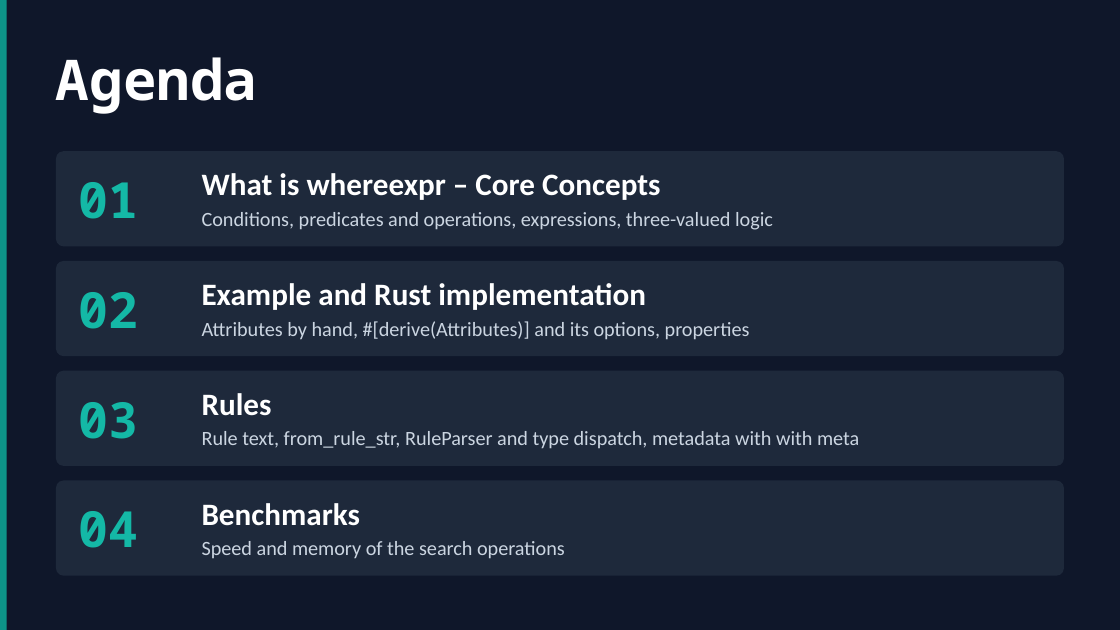
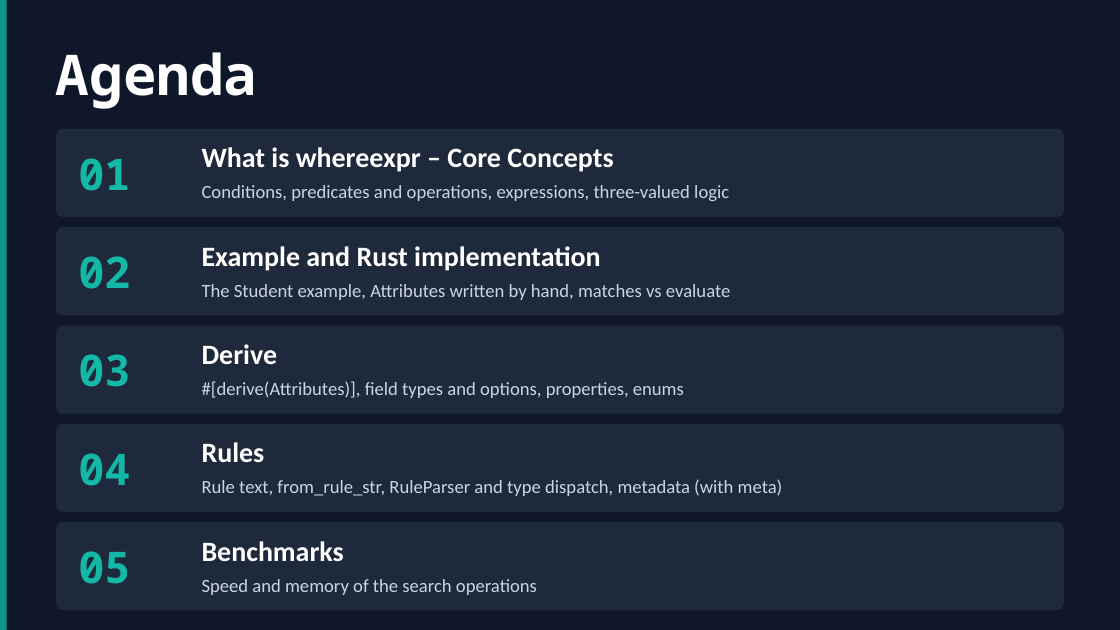
Before and after one commit to gdt050579/whereexpr, a slide deck: slide 2 of whereexpr.pptx. Drawn at 1120x630 pixels with LibreOffice and Linux fonts; fonts in the diff are those of the drawing. Boxes give left, top, right and bottom in pixels: in the first picture for what was removed or moved away, otherwise in the second. Text is boxed around its words. In the diff, an @@ line names an element or a change of style, - is before the commit and + after.

```diff
--- a/whereexpr.pptx
+++ b/whereexpr.pptx
@@ text "Agenda" moved from (x1=56, y1=57, x2=258, y2=114) to (x1=56, y1=52, x2=258, y2=109) @@
@@ rounded rectangle resized from (x1=56, y1=151, x2=1064, y2=246) to (x1=56, y1=129, x2=1064, y2=217) @@
@@ text "01" moved from (x1=78, y1=182, x2=138, y2=219) to (x1=78, y1=158, x2=130, y2=191) @@
@@ text "What is whereexpr – Core ..." moved from (x1=202, y1=173, x2=660, y2=200) to (x1=202, y1=147, x2=613, y2=172) @@
@@ text "Conditions, predicates and operations, expressions, ..." moved from (x1=202, y1=212, x2=773, y2=230) to (x1=202, y1=185, x2=729, y2=201) @@
@@ text "Conditions, predicates and operations, expressions, ..." at (x1=202, y1=185, x2=729, y2=201): size 13 to 12 pt @@
@@ rounded rectangle resized from (x1=56, y1=261, x2=1064, y2=356) to (x1=56, y1=227, x2=1064, y2=316) @@
@@ text "02" moved from (x1=78, y1=292, x2=138, y2=329) to (x1=78, y1=256, x2=130, y2=289) @@
@@ text "Example and Rust implementation" moved from (x1=202, y1=283, x2=646, y2=310) to (x1=202, y1=246, x2=601, y2=271) @@
@@ text at (x1=202, y1=284, x2=730, y2=300): text changed; size 13 to 12 pt @@
-Attributes by hand, #[derive(Attributes)] and its options, properties
+The Student example, Attributes written by hand, matches vs evaluate
@@ rounded rectangle resized from (x1=56, y1=371, x2=1064, y2=466) to (x1=56, y1=326, x2=1064, y2=414) @@
@@ text "03" moved from (x1=78, y1=402, x2=138, y2=439) to (x1=78, y1=354, x2=130, y2=387) @@
@@ text added at (x1=202, y1=344, x2=278, y2=364), 18 pt, text #FFFFFF, bold @@
+Derive
@@ text added at (x1=202, y1=381, x2=684, y2=398), 12 pt, text #CBD5E1 @@
+#[derive(Attributes)], field types and options, properties, enums
@@ rounded rectangle resized from (x1=56, y1=480, x2=1064, y2=576) to (x1=56, y1=423, x2=1064, y2=512) @@
@@ size 32 to 28 pt in 4 elements at (x1=78, y1=158, x2=130, y2=191), (x1=78, y1=256, x2=130, y2=289), (x1=78, y1=354, x2=130, y2=387), (x1=78, y1=453, x2=130, y2=486) @@
@@ text "04" moved from (x1=78, y1=511, x2=138, y2=548) to (x1=78, y1=453, x2=130, y2=486) @@
@@ size 20 to 18 pt in 4 elements at (x1=202, y1=147, x2=613, y2=172), (x1=202, y1=246, x2=601, y2=271), (x1=202, y1=541, x2=344, y2=561), (x1=202, y1=442, x2=265, y2=462) @@
@@ text "Rules" moved from (x1=202, y1=393, x2=272, y2=416) to (x1=202, y1=442, x2=265, y2=462) @@
@@ text at (x1=202, y1=479, x2=783, y2=496): text changed; size 13 to 12 pt @@
-Rule text, from_rule_str, RuleParser and type dispatch, metadata with with meta
+Rule text, from_rule_str, RuleParser and type dispatch, metadata (with meta)
@@ rounded rectangle added at (x1=56, y1=522, x2=1064, y2=610), fill #1E293B @@
@@ text "Benchmarks" moved from (x1=202, y1=503, x2=360, y2=526) to (x1=202, y1=541, x2=344, y2=561) @@
@@ text added at (x1=78, y1=551, x2=130, y2=584), 28 pt, text #14B8A6, bold @@
+05
@@ text "Speed and memory of the ..." at (x1=202, y1=579, x2=537, y2=595): size 13 to 12 pt @@
@@ text "Speed and memory of the ..." moved from (x1=202, y1=541, x2=565, y2=559) to (x1=202, y1=579, x2=537, y2=595) @@
```
Also in this commit, not shown: 6 other slides changed, 3 slides added, 1 other file.
